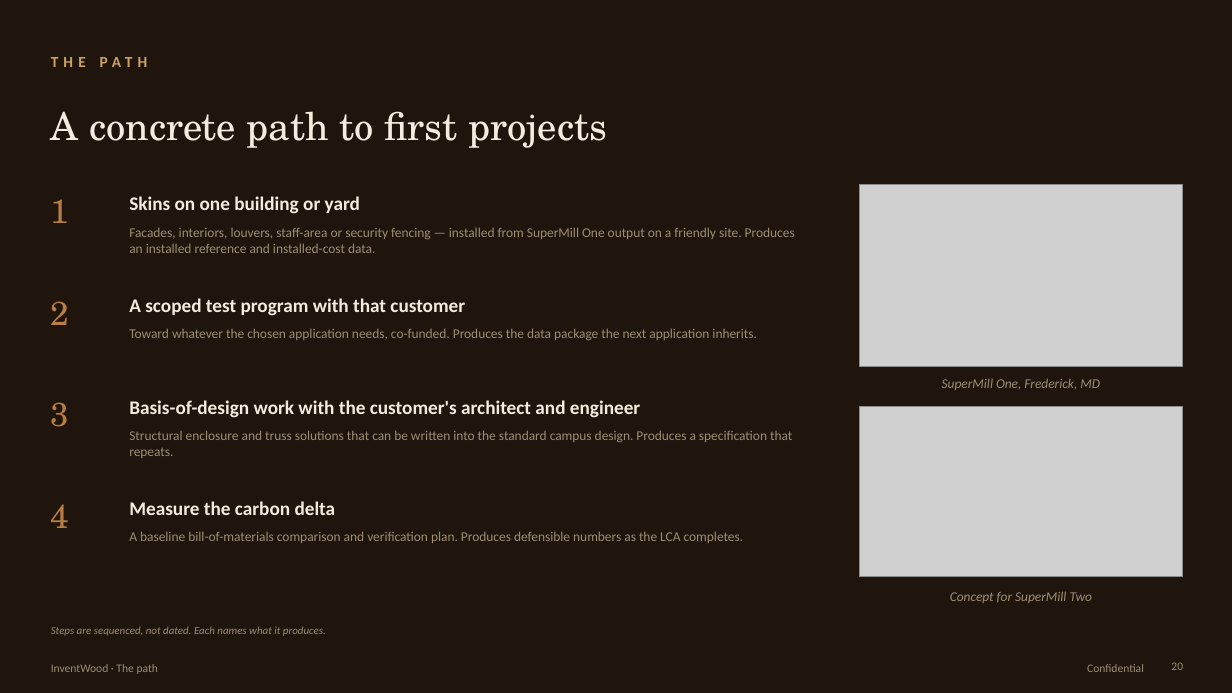
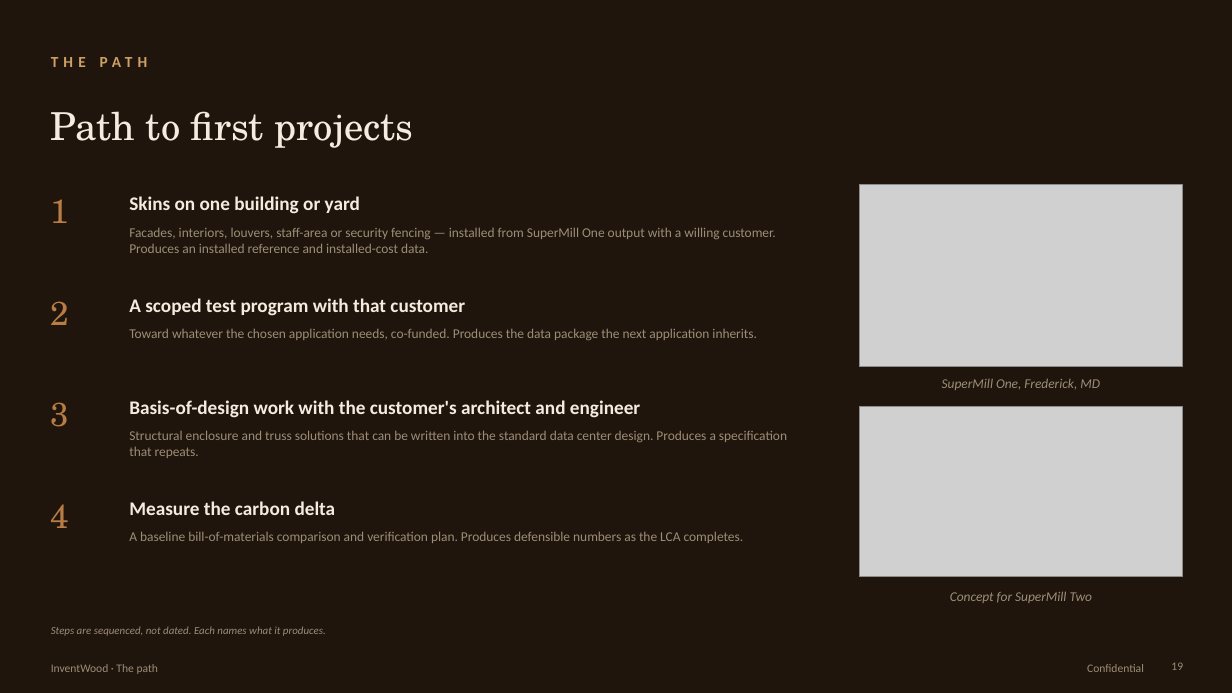
Before and after one commit to alau-hi/decks, a slide deck: slide 19 of superwood-datacenter-investor/SUPERWOOD-for-Data-Centers-Companion.pptx (slide 20 before the commit). Drawn at 1232x693 pixels with LibreOffice and Linux fonts; fonts in the diff are those of the drawing; grey boxes stand for pictures. Boxes give left, top, right and bottom in pixels: in the first picture for what was removed or moved away, otherwise in the second. Text is boxed around its words. In the diff, an @@ line names an element or a change of style, - is before the commit and + after.

```diff
--- a/superwood-datacenter-investor/SUPERWOOD-for-Data-Centers-Companion.pptx
+++ b/superwood-datacenter-investor/SUPERWOOD-for-Data-Centers-Companion.pptx
@@ text at [51,111,414,148]: text changed @@
-A concrete path to first projects
+Path to first projects
@@ text at [129,227,776,253]: text changed @@
-Facades, interiors, louvers, staff-area or security fencing — installed from SuperMill One output on a friendly site. Produces an installed reference and installed-cost data.
+Facades, interiors, louvers, staff-area or security fencing — installed from SuperMill One output with a willing customer. Produces an installed reference and installed-cost data.
@@ text at [129,430,787,458]: text changed @@
-Structural enclosure and truss solutions that can be written into the standard campus design. Produces a specification that repeats.
+Structural enclosure and truss solutions that can be written into the standard data center design. Produces a specification that repeats.
@@ page number at [1171,662,1183,670]: text changed @@
-20
+19
```
Also in this commit, not shown: 17 other slides changed, 2 slides added, 3 slides removed, 13 other files.
